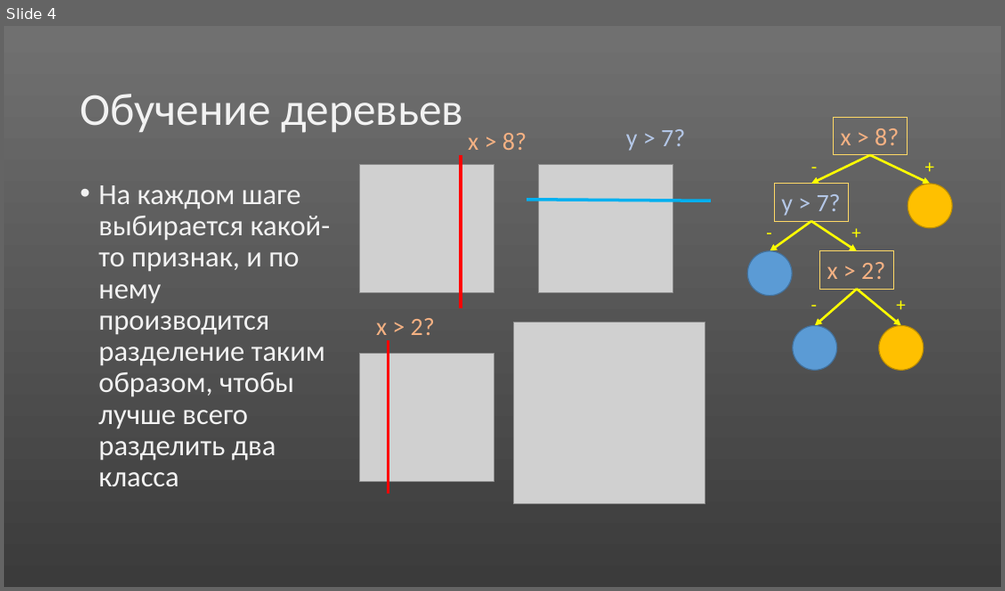
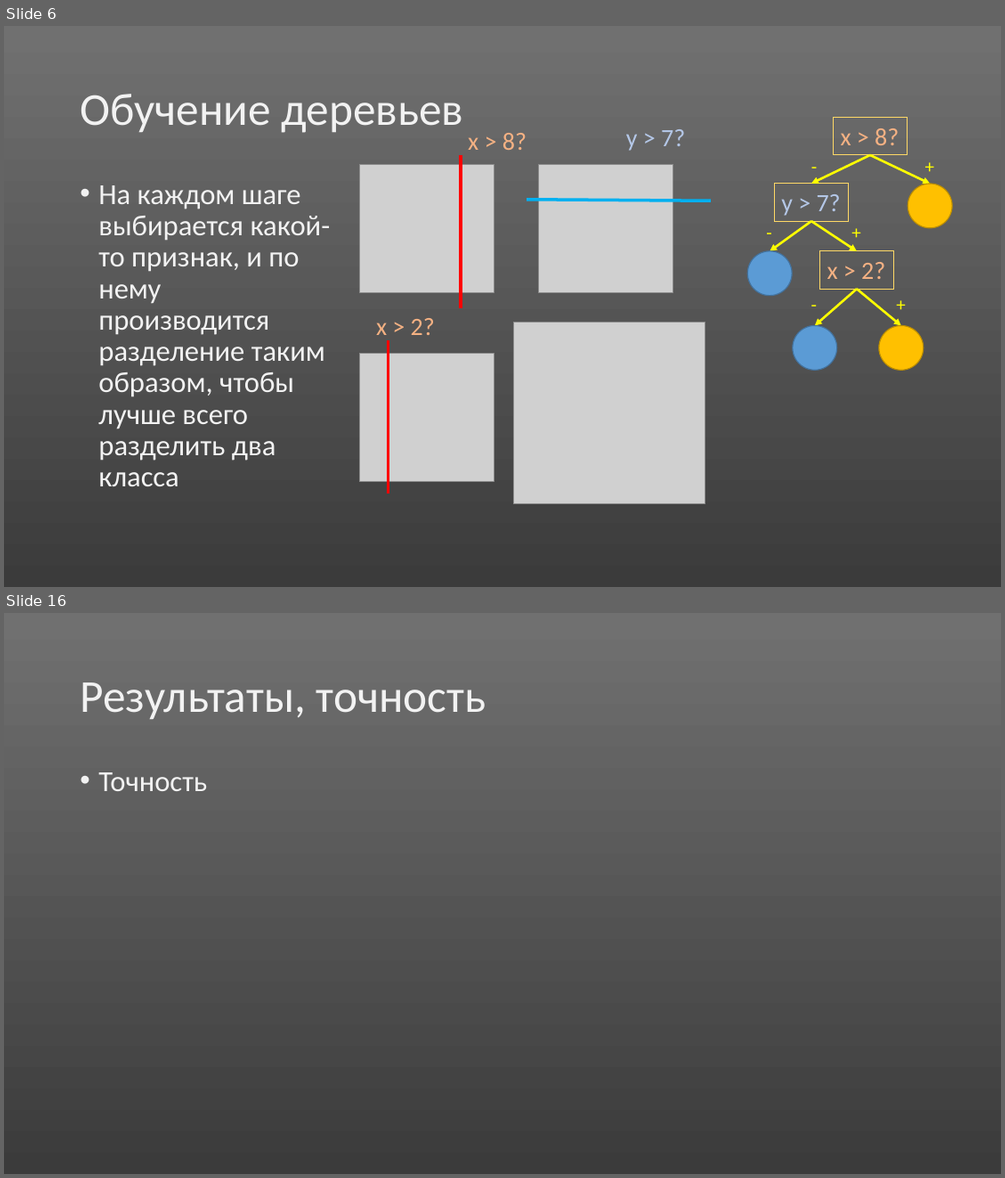
Before and after one commit to abrikos110/school-bla, a slide deck: presentations/voice-rec.pptx. Shown one above the other, each under a label of ours: slide 4 before the commit, slides 6 and 16 after it; the slides between them are not shown. The pictures are 1005x591 and 1005x1178 pixels, drawn with LibreOffice and Linux fonts; fonts in the diff are those of the drawing; grey boxes stand for pictures. Boxes give left, top, right and bottom in pixels: in the first picture for what was removed or moved away, otherwise in the second. Text is boxed around its words. In the diff, an @@ line names an element or a change of style, - is before the commit and + after.

```diff
--- a/presentations/voice-rec.pptx
+++ b/presentations/voice-rec.pptx
@@ slide 16 added at [4,613,1001,1174], background gradient #707070 to #3B3B3B @@
@@ title added at [80,682,485,719], 44 pt, text #F2F2F2 @@
+Результаты, точность
@@ text added at [98,772,207,791], 28 pt, text #F2F2F2 @@
+• Точность
@@ what was slide 4 is now slide 6 @@
```
Also in this commit, not shown: 6 slides changed, 7 other slides added, 1 slide removed.
